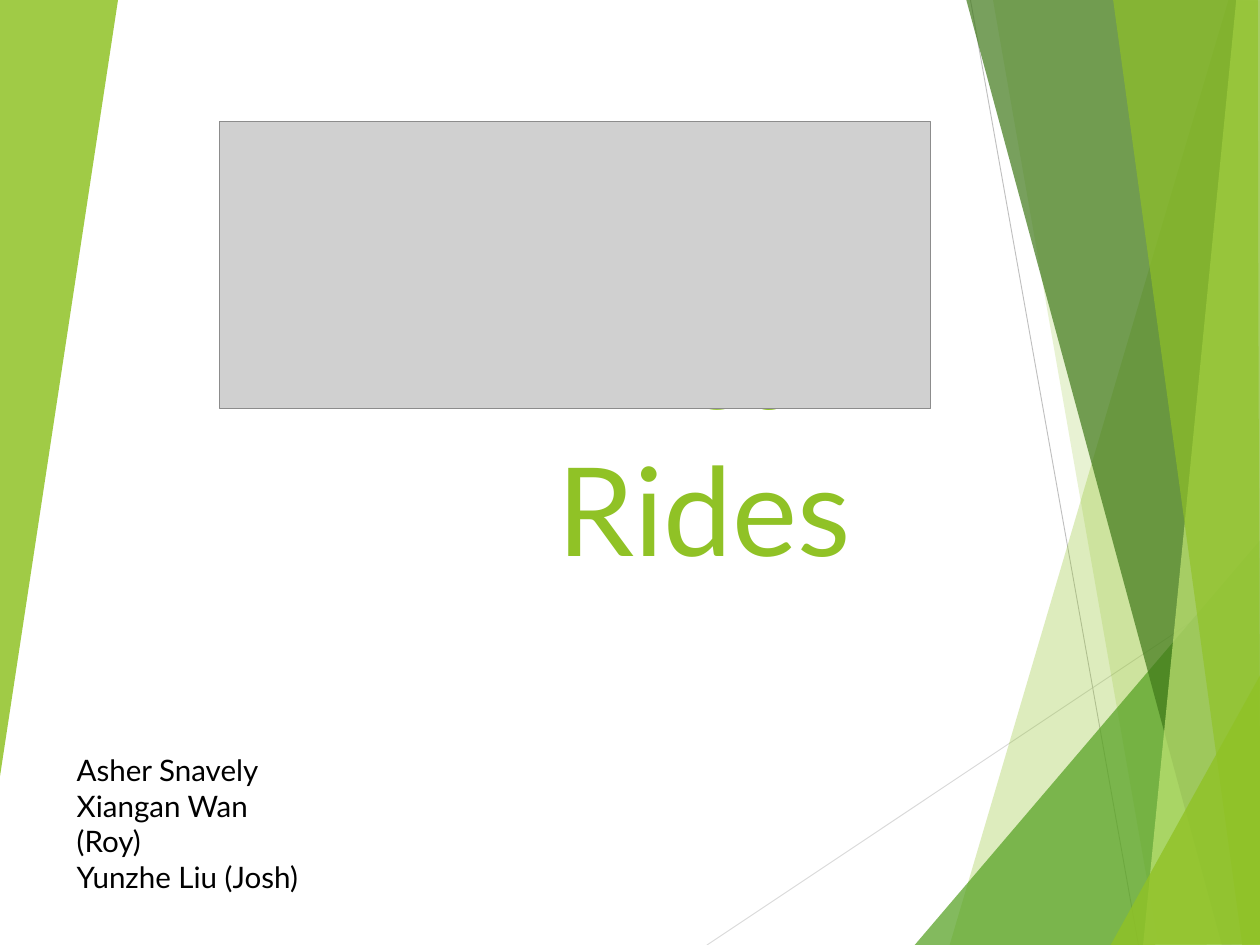
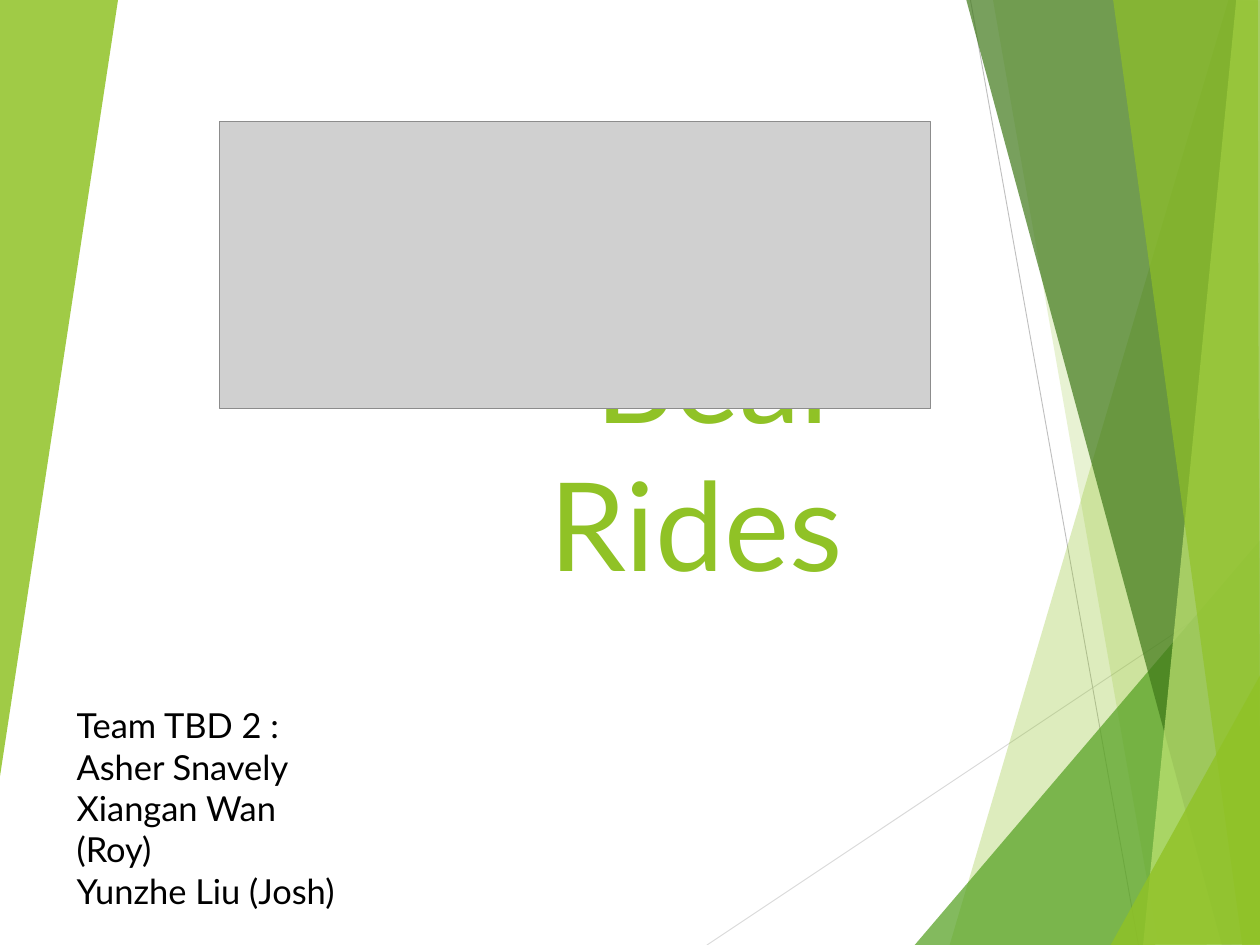
Before and after one commit to Haizhepi/BearRides, a slide deck: slide 1 of Documentation/Iteration3.pptx. Drawn at 1260x945 pixels with LibreOffice and Linux fonts; fonts in the diff are those of the drawing; grey boxes stand for pictures. Boxes give left, top, right and bottom in pixels: in the first picture for what was removed or moved away, otherwise in the second. Text is boxed around its words. In the diff, an @@ line names an element or a change of style, - is before the commit and + after.

```diff
--- a/Documentation/Iteration3.pptx
+++ b/Documentation/Iteration3.pptx
@@ title "Bear Rides" rewrapped from [558, 408, 854, 557] to [550, 408, 846, 572] @@
@@ text "Team TBD 2 :": place and size @@
-text "Team TBD 2 :" at [77, 759, 298, 892]
+text "Team TBD 2 :" at [77, 713, 334, 909]
@@ text at [77, 713, 262, 739]: paragraph added @@
+Team TBD 2 :
@@ text at [77, 754, 334, 909]: size 24 to 28 pt in "Asher Snavely", "Xiangan Wan (Roy)", "Yunzhe Liu (Josh)" @@
```
Also in this commit, not shown: 8 other slides changed, 8 slides added, 5 slides removed, 17 other files.
